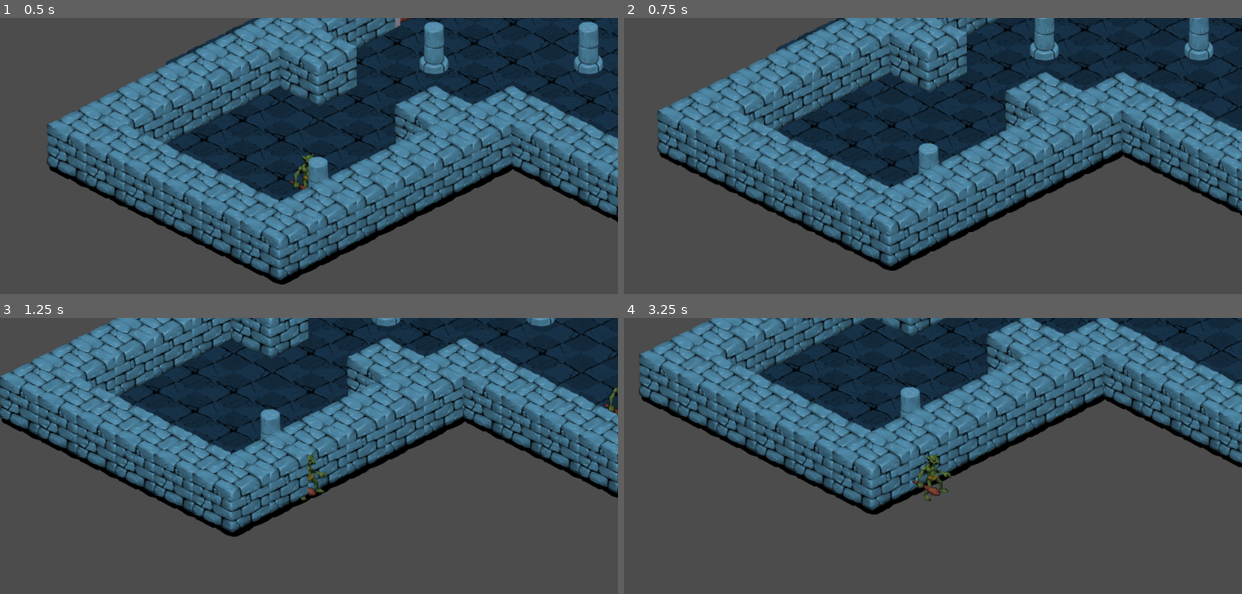
Above: before the commit, frames 1-4 (two rows, left to right).
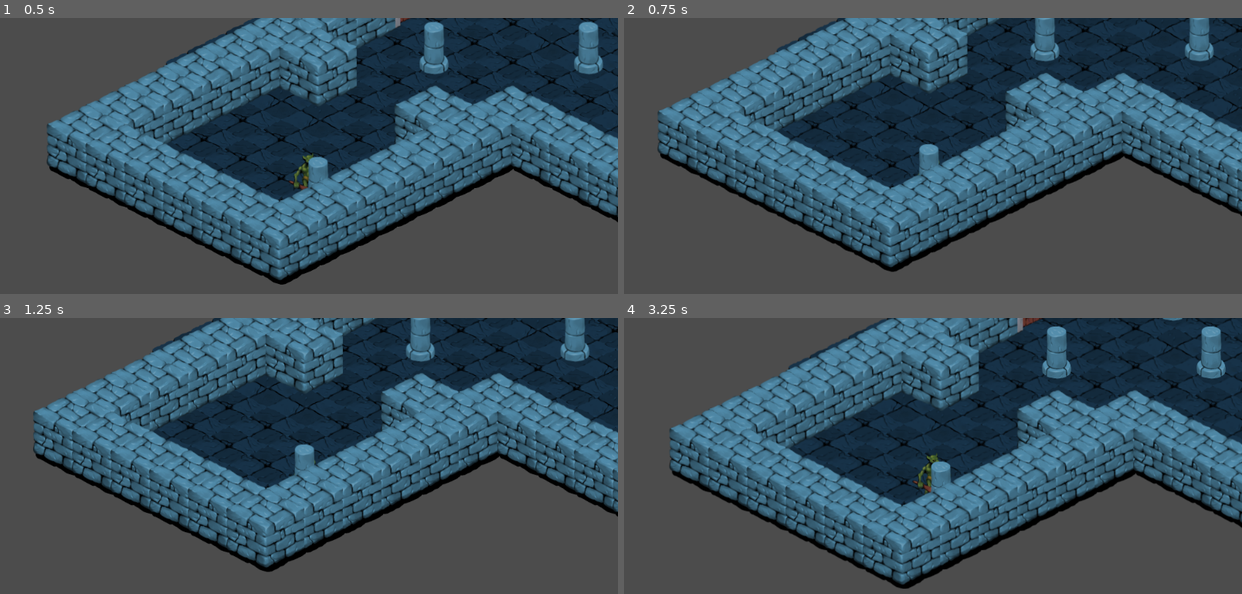
Above: after the commit, the same moments.

Repository: HIqueRS/Motores
Game: Godot game, scene res://dungeon.tscn
The game is run twice, just before and just after one commit, with the same random seed, the same clock (stepped at 60 frames per second) and the same inputs.
Inputs:
- Up to frame 1 (0.5 s): no input
- Up to frame 2 (0.75 s): tap Enter at 0.5 s; hold Right (move_right) from 0.53 s (still down); hold Down (move_bottom) from 0.53 s (still down)
- Up to frame 3 (1.25 s): keep holding Right (move_right); keep holding Down (move_bottom)
- Up to frame 4 (3.25 s): release Right (move_right) at 1.28 s; release Down (move_bottom) at 1.28 s; hold Left (move_left) 1.28-2.03 s; tap Down (move_bottom) at 1.35, 2.85 s; hold Right (move_right) 2.03-2.78 s; hold Down (move_bottom) 2.03-2.78 s; hold Up (move_up) from 2.78 s (still down)

Frame 1 is identical in both runs. In frame 2, 8.0% of the frame differs, in the area x 5-100%, y 0-92%; in frame 3, 48%; in frame 4, 63%, in the area x 2-100%, y 0-99%.
Error before the commit: Parse Error: The identifier "player" isn't declared in the current scope. (res://Sprite.gd:12)

Commit message:
Merge fixed

Diff:
--- a/2D_Isometric_Demo/Sprite.gd
+++ b/2D_Isometric_Demo/Sprite.gd
@@ -1,4 +1,3 @@
-
 extends Sprite
 
 var top :bool
@@ -9,16 +8,9 @@
 	set_physics_process(true)
 
 func _physics_process(delta):
-	$Ray.set_cast_to(player.global_position)
-
-	if $Ray.get_collider() == player:
-		#self.rotation = (player.position - self.position).angle()
-		if self.position.x < player.position.x:
-			self.position.x +=velocity
-		if self.position.y < player.position.y:
-			self.position.y +=velocity
-		if self.position.x > player.position.x:
-			self.position.x -=velocity
-		if self.position.y > player.position.y:
-			self.position.y -=velocity
-					#shoot(pos)
+	if Input.is_action_pressed("move_up"):
+		top = false
+	if Input.is_action_pressed("move_bottom"):
+		top = true
+	if top :
+		get_parent().set_offset(get_parent().get_offset() +(50*delta))
--- a/2D_Isometric_Demo/TileTeste.tscn
+++ b/2D_Isometric_Demo/TileTeste.tscn
@@ -1,4 +1,3 @@
-
 [gd_scene load_steps=79 format=2]
 
 [ext_resource path="res://basic_ground_tiles.png" type="Texture" id=1]
@@ -7,7 +6,6 @@
 [ext_resource path="res://path.tscn" type="PackedScene" id=4]
 [ext_resource path="res://KinematicBody2D.gd" type="Script" id=5]
 [ext_resource path="res://troll.png" type="Texture" id=6]
-
 
 [sub_resource type="ConvexPolygonShape2D" id=1]
 points = PoolVector2Array( 0, 0, 32, 0, 32, 32, 0, 32 )
@@ -824,17 +822,16 @@
 } ]
 15/z_index = 0
 
-
 [sub_resource type="Curve2D" id=70]
 bake_interval = 9.97
 _data = {
 "points": PoolVector2Array( 0, 0, 0, 0, 34.5686, 97.1545, 0, 0, 0, 0, -394.957, 74.7032, 0, 0, 0, 0, 34.4197, 98.1364, 0, 0, 0, 0, 36.1068, 95.5969 )
 }
 
-[sub_resource type="CircleShape2D" id=72]
+[sub_resource type="CircleShape2D" id=71]
 radius = 29.5342
 
-[sub_resource type="Curve2D" id=71]
+[sub_resource type="Curve2D" id=72]
 bake_interval = 9.97
 _data = {
 "points": PoolVector2Array( 0, 0, 0, 0, 34.5686, 97.1545, 0, 0, 0, 0, -60.1353, -123.063, 0, 0, 0, 0, 34.4197, 98.1364, 0, 0, 0, 0, 36.1068, 95.5969 )
@@ -848,6 +845,9 @@
 cell_size = Vector2( 128, 64 )
 format = 1
 tile_data = PoolIntArray( -1966079, 2, 65542, -1966078, 2, 6, -1966077, 2, 6, -1966076, 2, 6, -1966075, 2, 6, -1966074, …(12112 unchanged characters)…
+
+[node name="troll" parent="." instance=ExtResource( 2 )]
+position = Vector2( 0, -64 )
 
 [node name="TileMap2" type="TileMap" parent="."]
 mode = 1
@@ -857,11 +857,10 @@
 cell_y_sort = true
 format = 1
 
-[node name="Player" parent="TileMap2" instance=ExtResource( 2 )]
-position = Vector2( -0.00012207, -64 )
-rotation = 3.72529e-009
-scale = Vector2( 1, 1 )
-
+[node name="colisor" parent="." instance=ExtResource( 3 )]
+position = Vector2( -4.41068, 161.891 )
+
+[node name="Node2D" parent="." instance=ExtResource( 4 )]
 
 [node name="Path2D" parent="Node2D" index="0"]
 curve = SubResource( 70 )
@@ -892,17 +891,9 @@
 position = Vector2( 4.09399, -0.0919495 )
 
 [node name="Path2D" parent="Node2D2" index="0"]
-curve = SubResource( 71 )
-
-
-[node name="Ray" parent="TileMap2/Node2D/Path2D/PathFollow2D/KinematicBody2D" index="2"]
-enabled = true
-cast_to = Vector2( 0, 200 )
-
-
-[node name="colisor" parent="." instance=ExtResource( 4 )]
-position = Vector2( -4.41068, 161.891 )
+curve = SubResource( 72 )
+
 
 [editable path="Node2D"]
 
-[editable path="TileMap2/Node2D"]
+[editable path="Node2D2"]
--- a/2D_Isometric_Demo/dungeon.tscn
+++ b/2D_Isometric_Demo/dungeon.tscn
@@ -1,7 +1,7 @@
 [gd_scene load_steps=4 format=2]
 
 [ext_resource path="res://tileset.tres" type="TileSet" id=1]
-[ext_resource path="res://Player.tscn" type="PackedScene" id=2]
+[ext_resource path="res://troll.tscn" type="PackedScene" id=2]
 [ext_resource path="res://path.tscn" type="PackedScene" id=3]
 
 [node name="dungeon" type="Node2D"]
@@ -24,17 +24,12 @@
 format = 1
 tile_data = PoolIntArray( -917493, 2, -1200553578, -917492, 2, -1200553578, -917491, 2, -1200553578, -917490, 2, -12005 …(1533 unchanged characters)…
 
-[node name="Player" parent="walls" instance=ExtResource( 2 )]
+[node name="troll" parent="walls" instance=ExtResource( 2 )]
 position = Vector2( 368.142, 347.007 )
 
 [node name="Inimigo" parent="walls" instance=ExtResource( 3 )]
+editor/display_folded = true
 position = Vector2( 690.317, 138.132 )
 
-[node name="CollisionShape2D" parent="walls/Inimigo/Path2D/PathFollow2D/KinematicBody2D" index="1"]
-position = Vector2( 2.38897, 20.258 )
-
-[node name="Ray" parent="walls/Inimigo/Path2D/PathFollow2D/KinematicBody2D" index="2"]
-enabled = true
-cast_to = Vector2( 200, 50 )
 
 [editable path="walls/Inimigo"]
--- a/2D_Isometric_Demo/path.tscn
+++ b/2D_Isometric_Demo/path.tscn
@@ -1,9 +1,7 @@
 [gd_scene load_steps=5 format=2]
-
 
 [ext_resource path="res://troll.png" type="Texture" id=1]
 [ext_resource path="res://Sprite.gd" type="Script" id=2]
-
 
 [sub_resource type="Curve2D" id=1]
 bake_interval = 9.97
@@ -27,7 +25,6 @@
 rotation = 0.0192284
 rotate = false
 
-
 [node name="Sprite" type="Sprite" parent="Path2D/PathFollow2D"]
 position = Vector2( 1.28424, -6.64639 )
 texture = ExtResource( 1 )
--- a/2D_Isometric_Demo/tileset.tres
+++ b/2D_Isometric_Demo/tileset.tres
@@ -1,11 +1,17 @@
-[gd_resource type="TileSet" load_steps=4 format=2]
+[gd_resource type="TileSet" load_steps=6 format=2]
 
 [ext_resource path="res://isotiles.png" type="Texture" id=1]
 
 [sub_resource type="ConvexPolygonShape2D" id=1]
+points = PoolVector2Array( -4, -30, 60, 2, -4, 34, -68, 2 )
+
+[sub_resource type="ConvexPolygonShape2D" id=2]
+points = PoolVector2Array( 59.0444, 0, 132, 90.9933, 68.9977, 130.806, 6.78967, 103.435, 68.9977, 71.0868, 126.229, 93.4817 )
+
+[sub_resource type="ConvexPolygonShape2D" id=3]
 points = PoolVector2Array( -4, -22, 12, -22, 28, -6, 4, 10, -4, 10, -20, -6 )
 
-[sub_resource type="ConvexPolygonShape2D" id=2]
+[sub_resource type="ConvexPolygonShape2D" id=4]
 points = PoolVector2Array( -21.905, 23.3748, 50.095, -8.62516, 66.095, -0.62516, -5.90501, 31.3748 )
 
 [resource]
@@ -37,7 +43,19 @@
 2/tile_mode = 0
 2/occluder_offset = Vector2( 0, 0 )
 2/navigation_offset = Vector2( 0, 0 )
-2/shapes = [  ]
+2/shapes = [ {
+"autotile_coord": Vector2( 0, 0 ),
+"one_way": false,
+"one_way_margin": 1.0,
+"shape": SubResource( 1 ),
+"shape_transform": Transform2D( 1, 0, 0, 1, 0, 0 )
+}, {
+"autotile_coord": Vector2( 0, 0 ),
+"one_way": false,
+"one_way_margin": 1.0,
+"shape": SubResource( 2 ),
+"shape_transform": Transform2D( 1, 0, 0, 1, 0, 0 )
+} ]
 2/z_index = 0
 3/name = "column"
 3/texture = ExtResource( 1 )
--- /dev/null
+++ b/2D_Isometric_Demo/troll.tscn
@@ -0,0 +1,21 @@
+[gd_scene load_steps=4 format=2]
+
+[ext_resource path="res://troll.gd" type="Script" id=1]
+[ext_resource path="res://troll.png" type="Texture" id=2]
+
+[sub_resource type="CircleShape2D" id=1]
+radius = 16.0
+
+[node name="troll" type="KinematicBody2D"]
+script = ExtResource( 1 )
+
+[node name="Sprite" type="Sprite" parent="."]
+position = Vector2( -3.94334, -36.924 )
+texture = ExtResource( 2 )
+
+[node name="CollisionShape2D" type="CollisionShape2D" parent="."]
+position = Vector2( -0.342697, -0.980721 )
+shape = SubResource( 1 )
+
+[node name="Camera2D" type="Camera2D" parent="."]
+current = true
Not shown: 2 places in 2D_Isometric_Demo/Colision.tscn that only renumber resources
Not shown: 1 places in 2D_Isometric_Demo/TileTeste.tscn that only renumber resources
Not shown: 2 places in 2D_Isometric_Demo/tileset.tres that only renumber resources
Not shown, changed: Project/icon.png.import
